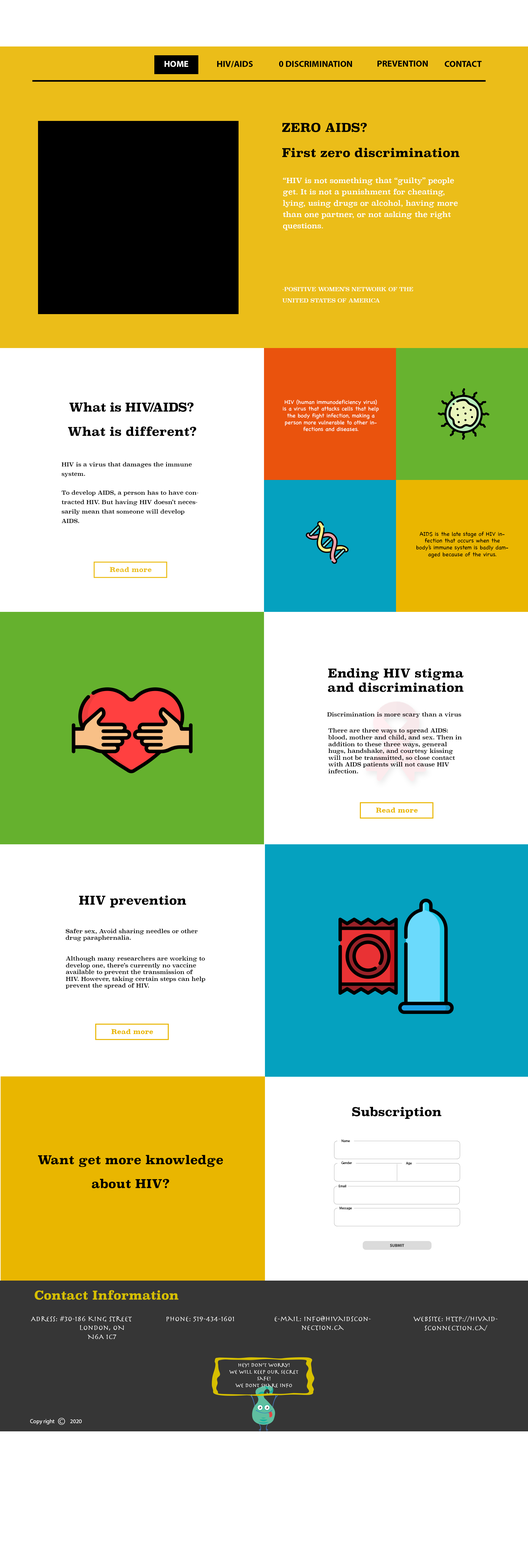
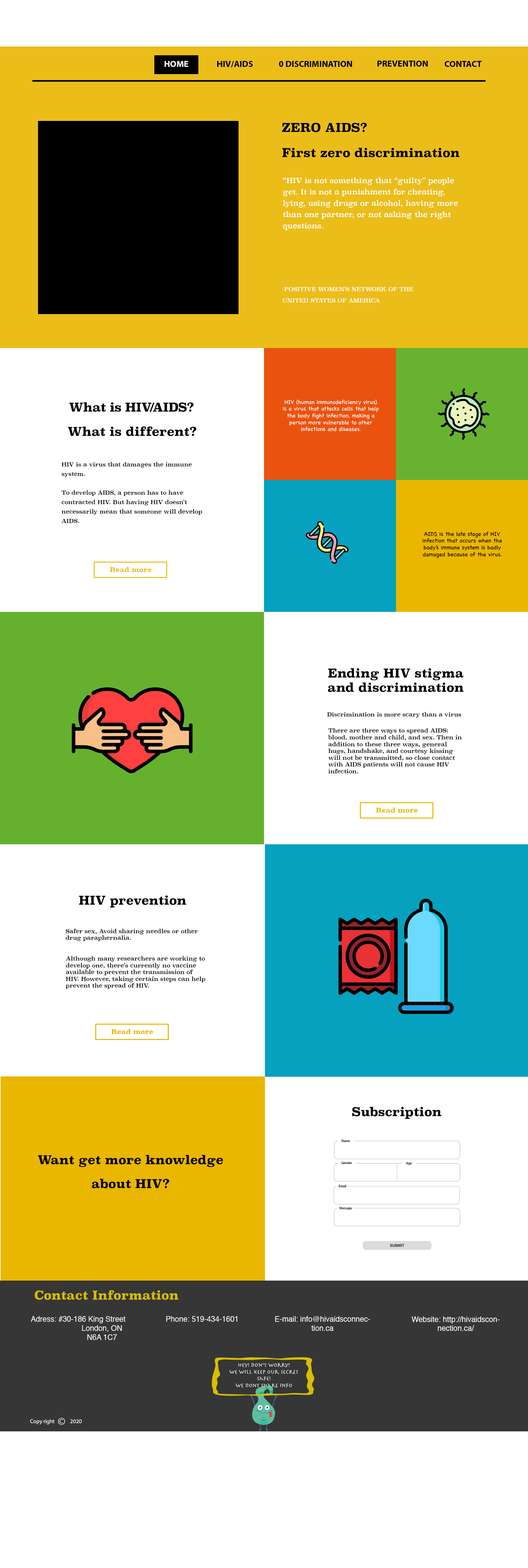
Comparing the layer stacks of the two (528, 1568) images. Changes:
removed layer "sign" (1st of 2, in "Artboard 1") (was 10%) from group "Artboard 1" over (364, 701, 430, 787)
painted on "HIV (human immunodeficiency virus) is a virus that attacks cell" over (284, 420, 377, 432)
renamed "AIDS is the late stage of HIV infection that occurs when the bo" to "AIDS is the late stage of HIV infection that occurs when the b", painted on it over (415, 531, 508, 559)
painted on "HIV is a virus that damages the immune system. To develop AID" over (61, 491, 202, 515)
painted on "Website: http://hivaidsconnection.ca/" over (411, 1316, 500, 1331)
painted on "E-mail: info@hivaidsconnection.ca" over (274, 1316, 371, 1331)
painted on "Phone: 519-434-1601" over (166, 1316, 238, 1322)
painted on "Adress: #30-186 King Street London, ON N6A 1C7" over (30, 1316, 132, 1340)
